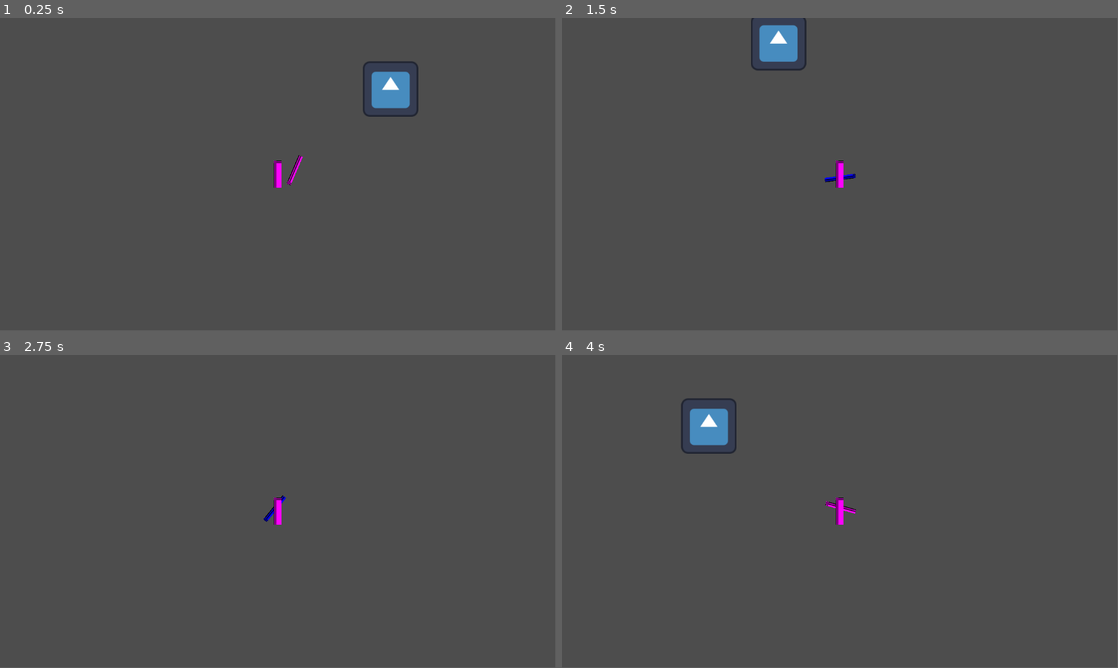
Above: before the commit, frames 1-4 (two rows, left to right).
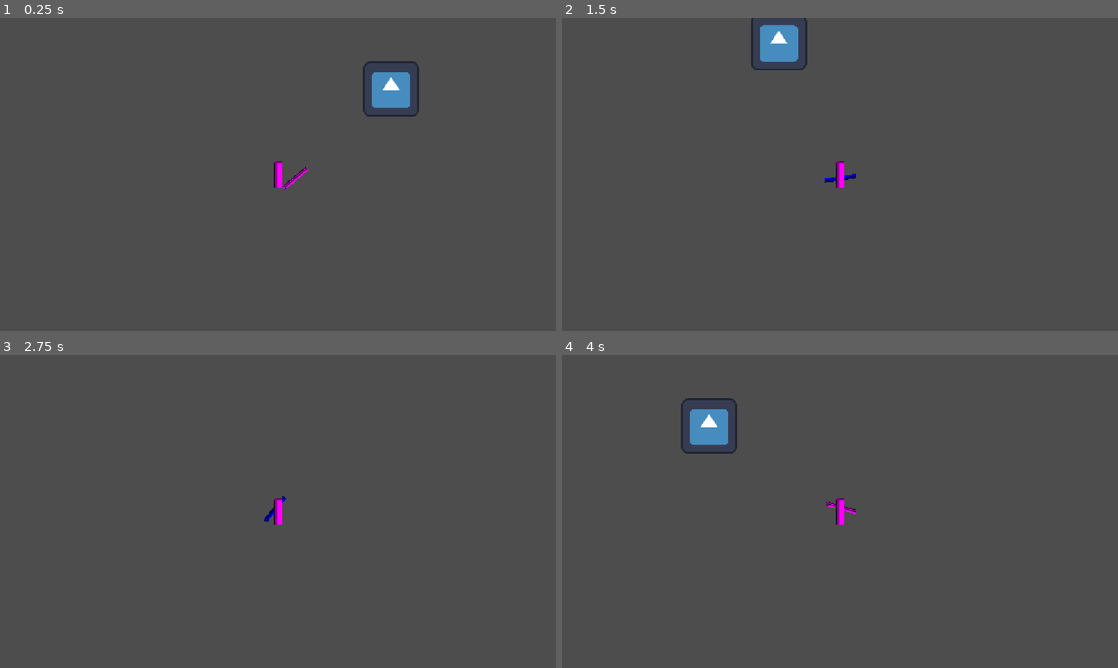
Above: after the commit, the same moments.

Repository: nakowalnut/cusga
Game: Godot game, scene res://Scenes/text.tscn
Two runs of this game, one before a commit and one after it. Both use one fixed random seed, a clock stepped at 60 frames per second and the inputs below. The engine's default icon, where the game draws it, is replaced by a stand-in: a white triangle on a blue panel in a dark square.
Inputs (mouse positions are in pixels of both pictures, inside the frame that each line leads up to):
- Up to frame 1 (0.25 s): no input
- Up to frame 2 (1.5 s): tap Enter at 0.5 s; move the mouse to (962, 158) at 0.52 s; hold D (right) 0.53-1.28 s; click (962, 158) at 0.6 s; move the mouse to (728, 190) at 1.27 s; hold S (down) from 1.28 s (still down); tap Mouse wheel down (switch_next) at 1.35 s
- Up to frame 3 (2.75 s): tap Space at 2 s; move the mouse to (333, 442) at 2.02 s; release S (down) at 2.03 s; hold D (right) from 2.03 s (still down); tap Q (toggle_mode) at 2.1 s
- Up to frame 4 (4 s): tap Enter at 2.75 s; move the mouse to (812, 574) at 2.77 s; release D (right) at 2.78 s; hold W (up) 2.78-3.53 s; click (812, 574) at 2.85 s; move the mouse to (1006, 558) at 3.52 s; hold A (left) from 3.53 s (still down); tap Mouse wheel down (switch_next) at 3.6 s
In our replay, the window is 799x449 before the commit and 800x450 after it. These sizes can differ from the game's own. Grey fills any space a smaller window leaves; there, only what the larger window draws over its background counts as a difference.

The runs differ from the first frame. In frame 1, 0.3% of the frame differs, in the area x 49-76%, y 14-55%; in frame 2, 0.2%; in frame 3, 0.1%; in frame 4, 0.2%.

Commit message:
添加音效

Diff:
--- a/Scenes/场景/场景美术测试.tscn
+++ b/Scenes/场景/场景美术测试.tscn
@@ -4,6 +4,7 @@
 [ext_resource type="PackedScene" uid="uid://bwbih2ig3yeia" path="res://Scenes/player.tscn" id="2_idaft"]
 [ext_resource type="PackedScene" uid="uid://cvimabpdnnvws" path="res://怪物/蜜蜂/蜜蜂.tscn" id="3_nfw7d"]
 [ext_resource type="PackedScene" uid="uid://d2p4jo23pjljy" path="res://怪物/史莱姆/史莱姆.tscn" id="4_nfw7d"]
+[ext_resource type="AudioStream" uid="uid://b33xlw1pel3ko" path="res://Scenes/场景/ashermusiccreator-fast-lane-love-234612.mp3" id="5_4yl7h"]
 
 [node name="Node2D" type="Node2D" unique_id=1622607184]
 
@@ -23,6 +24,7 @@
 position = Vector2(567, 244)
 
 [node name="Camera2D" type="Camera2D" parent="Node2D/Player" unique_id=89208304]
+zoom = Vector2(0.5, 0.5)
 
 [node name="CharacterBody2D" parent="Node2D" unique_id=1802833239 node_paths=PackedStringArray("目标") instance=ExtResource("3_nfw7d")]
 position = Vector2(410, -56)
@@ -30,3 +32,8 @@
 
 [node name="CharacterBody2D2" parent="Node2D" unique_id=777199836 node_paths=PackedStringArray("目标") instance=ExtResource("4_nfw7d")]
 "目标" = NodePath("../Player")
+
+[node name="AudioStreamPlayer" type="AudioStreamPlayer" parent="." unique_id=620559120]
+stream = ExtResource("5_4yl7h")
+volume_db = -14.766
+autoplay = true
--- a/project.godot
+++ b/project.godot
@@ -14,6 +14,11 @@
 run/main_scene="uid://nc1he8g3y4ws"
 config/features=PackedStringArray("4.6", "Forward Plus")
 config/icon="res://icon.svg"
+
+[display]
+
+window/stretch/mode="canvas_items"
+window/stretch/aspect="expand"
 
 [input]
 
--- a/怪物/史莱姆/史莱姆.tscn
+++ b/怪物/史莱姆/史莱姆.tscn
@@ -3,15 +3,16 @@
 [ext_resource type="Texture2D" uid="uid://bum5af3t0wy0e" path="res://怪物/史莱姆/icon.png" id="1_7hvxg"]
 [ext_resource type="Shader" uid="uid://h3n6mugc4rgw" path="res://怪物/公共/受击.gdshader" id="1_fg0bf"]
 [ext_resource type="Texture2D" uid="uid://bdjpi3sfwblst" path="res://怪物/史莱姆/icon-export.png" id="2_e47rn"]
+[ext_resource type="AudioStream" uid="uid://bp0ujsafhposf" path="res://怪物/史莱姆/史莱姆_冲击_2.mp3" id="4_6ybt5"]
 
 [sub_resource type="GDScript" id="GDScript_7hvxg"]
 script/source = "extends 怪物
 
 @export var 目标:Node2D
 
+
 func _ready() -> void:
 	闲置()
-
 
 @onready var animation_player_2: AnimationPlayer = $Icon/AnimationPlayer
 
@@ -63,7 +64,7 @@
 
 
 
-func _on_area_2d_body_entered(body: Node2D) -> void:
+func _on_area_2d_body_entered(_body: Node2D) -> void:
 	pass # Replace with function body.
 "
 
@@ -126,6 +127,18 @@
 "transitions": PackedFloat32Array(1),
 "update": 0,
 "values": [Vector2(1, 1)]
+}
+tracks/1/type = "value"
+tracks/1/imported = false
+tracks/1/enabled = true
+tracks/1/path = NodePath("Area2D/CollisionShape2D:disabled")
+tracks/1/interp = 1
+tracks/1/loop_wrap = true
+tracks/1/keys = {
+"times": PackedFloat32Array(0),
+"transitions": PackedFloat32Array(1),
+"update": 1,
+"values": [true]
 }
 
 [sub_resource type="Animation" id="Animation_fg0bf"]
@@ -163,12 +176,68 @@
 "method": &"闲置"
 }]
 }
+tracks/2/type = "value"
+tracks/2/imported = false
+tracks/2/enabled = true
+tracks/2/path = NodePath("Area2D/CollisionShape2D:disabled")
+tracks/2/interp = 1
+tracks/2/loop_wrap = true
+tracks/2/keys = {
+"times": PackedFloat32Array(0.8666667, 3),
+"transitions": PackedFloat32Array(1, 1),
+"update": 1,
+"values": [false, true]
+}
+tracks/3/type = "method"
+tracks/3/imported = false
+tracks/3/enabled = true
+tracks/3/path = NodePath("AudioStreamPlayer2D")
+tracks/3/interp = 1
+tracks/3/loop_wrap = true
+tracks/3/keys = {
+"times": PackedFloat32Array(0.8666667),
+"transitions": PackedFloat32Array(1),
+"values": [{
+"args": [0.0],
+"method": &"play"
+}]
+}
 
 [sub_resource type="AnimationLibrary" id="AnimationLibrary_6ybt5"]
 _data = {
 &"RESET": SubResource("Animation_e47rn"),
 &"冲刺": SubResource("Animation_fg0bf")
 }
+
+[sub_resource type="Curve" id="Curve_6ybt5"]
+_data = [Vector2(0, 0.4365971), 0.0, 0.3318157, 0, 0, Vector2(0.06872854, 1), -7.38083e-07, -7.38083e-07, 0, 0, Vector2(0.9931272, 0.29052967), -0.97455597, 0.0, 0, 0]
+point_count = 3
+
+[sub_resource type="Gradient" id="Gradient_c851j"]
+offsets = PackedFloat32Array(0, 0.16666667, 1)
+colors = PackedColorArray(0.09449999, 0.21300003, 0.45, 0, 0.095342994, 0.21444519, 0.45264912, 0.5254902, 0.09449999, 0.21300003, 0.45, 0)
+
+[sub_resource type="GDScript" id="GDScript_8a1y3"]
+script/source = "extends Line2D
+
+@onready var character_body_2d: CharacterBody2D = $\"../..\"
+func _ready() -> void:
+	add_point(character_body_2d.global_position,0)
+
+var s:float=-1
+var l:Vector2
+func _physics_process(delta: float) -> void:
+	s+=delta
+	var b=character_body_2d.global_position
+	if  (b-get_point_position(0)).length_squared()>25:
+		add_point(character_body_2d.global_position,0)
+
+	var a=get_point_count()
+	if a>1 and s*a>5:
+		remove_point(a-1)
+		s=0
+
+"
 
 [node name="CharacterBody2D" type="CharacterBody2D" unique_id=777199836]
 collision_layer = 4
@@ -205,6 +274,23 @@
 visible = false
 position = Vector2(0.5, -38.000004)
 shape = SubResource("RectangleShape2D_7hvxg")
+disabled = true
+
+[node name="AudioStreamPlayer2D" type="AudioStreamPlayer2D" parent="." unique_id=694855577]
+stream = ExtResource("4_6ybt5")
+
+[node name="Node" type="Node" parent="." unique_id=1532861915]
+
+[node name="Line2D" type="Line2D" parent="Node" unique_id=296921052]
+z_index = -2
+width = 70.0
+width_curve = SubResource("Curve_6ybt5")
+gradient = SubResource("Gradient_c851j")
+texture_mode = 2
+joint_mode = 2
+begin_cap_mode = 2
+end_cap_mode = 2
+script = SubResource("GDScript_8a1y3")
 
 [connection signal="受伤_" from="." to="." method="_on_受伤_"]
 [connection signal="body_entered" from="Area2D" to="." method="_on_area_2d_body_entered"]
--- a/怪物/蜜蜂/子弹/怪物_子弹.tscn
+++ b/怪物/蜜蜂/子弹/怪物_子弹.tscn
@@ -12,7 +12,7 @@
 
 
 
-func _on_area_2d_body_entered(body: Node2D) -> void:
+func _on_area_2d_body_entered(_body: Node2D) -> void:
 	queue_free()
 
 
--- a/怪物/蜜蜂/蜜蜂.tscn
+++ b/怪物/蜜蜂/蜜蜂.tscn
@@ -3,6 +3,7 @@
 [ext_resource type="Texture2D" uid="uid://dkxtvstiw3s5s" path="res://怪物/蜜蜂/蜜蜂.png" id="1_5bbil"]
 [ext_resource type="Shader" uid="uid://h3n6mugc4rgw" path="res://怪物/公共/受击.gdshader" id="1_6wc6l"]
 [ext_resource type="Texture2D" uid="uid://cop75onutavfb" path="res://怪物/蜜蜂/蜜蜂_阴影.png" id="3_msi6o"]
+[ext_resource type="AudioStream" uid="uid://b3y8gc0mw4qnt" path="res://怪物/蜜蜂/蜜蜂_攻击.mp3" id="4_sj1io"]
 
 [sub_resource type="GDScript" id="GDScript_6wc6l"]
 script/source = "extends 怪物
@@ -18,20 +19,22 @@
 		s=0
 		发射子弹()
 	var a=目标.global_position-global_position
-	if a.length()>100:
+	if a.length()>300:
 		速度=a.normalized()*50
 	else :
 		速度=Vector2.ZERO
 	velocity+=(速度-velocity)*delta*10
 	move_and_slide()
-	蜜蜂.flip_h=velocity.x<0
+	蜜蜂.flip_h=a.x<0
 @onready var 蜜蜂: Sprite2D = $蜜蜂
 
 
 
 @onready var node: Node = $Node
+@onready var audio_stream_player_2d: AudioStreamPlayer2D = $AudioStreamPlayer2D
 
 func 发射子弹():
+	audio_stream_player_2d.play()
 	var a:Node2D=z.instantiate()
 	a.方向=(目标.global_position-global_position).normalized()*400
 	a.global_position=global_position
@@ -158,5 +161,9 @@
 libraries/ = SubResource("AnimationLibrary_ib1ub")
 autoplay = &"浮动"
 
+[node name="AudioStreamPlayer2D" type="AudioStreamPlayer2D" parent="." unique_id=1269745565]
+stream = ExtResource("4_sj1io")
+volume_db = 9.69
+
 [connection signal="受伤_" from="." to="." method="_on_受伤_"]
 [connection signal="死亡_" from="." to="." method="_on_死亡_"]
Not shown, added: Scenes/场景/ashermusiccreator-fast-lane-love-234612.mp3.import
Not shown, added: 怪物/史莱姆/史莱姆_冲击_2.mp3.import
Not shown, added: 怪物/蜜蜂/蜜蜂_攻击.mp3.import
Not shown, added: Scenes/场景/ashermusiccreator-fast-lane-love-234612.mp3
Not shown, added: 怪物/史莱姆/史莱姆_冲击_2.mp3
Not shown, added: 怪物/蜜蜂/蜜蜂_攻击.mp3
